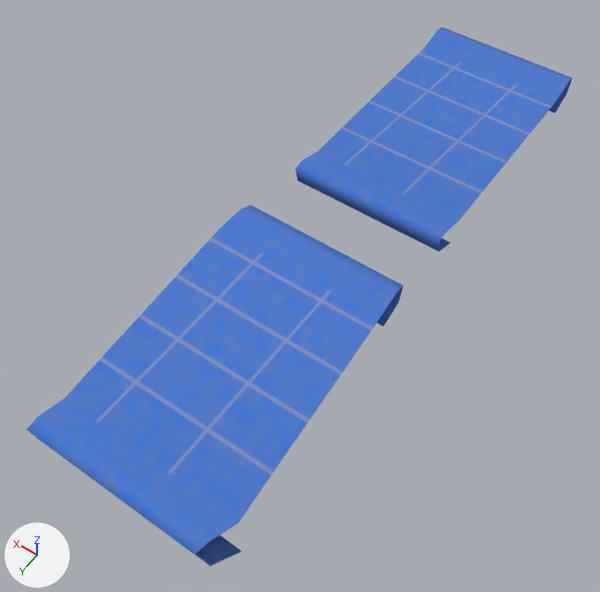
One commit to the FBX model Assets/Scenes/Ali/Materials/Blueprint.fbx: the scene before it, then after it.
One viewpoint serves both versions: a camera (50 mm lens) standing at (-0.436, 0.728, 0.93) and looking at (0.013, 0.1, -0.057). Every picture has the same lights, and +X, +Y and +Z are marked at lower left. Where no turn or scale is listed for an object, it has been applied to the vertices.

In view in the first picture: 'Blueprint_1', 'Blueprint_2'.
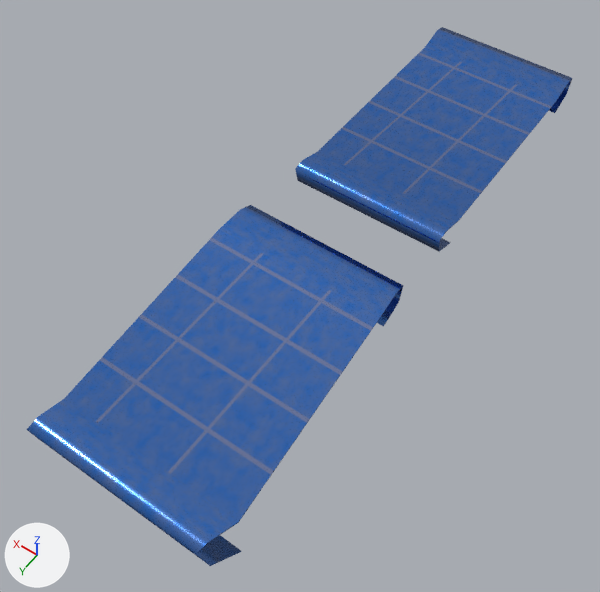
The newer file is also rescaled (x1.452) as a whole; pictures and numbers use the older file's frame.

What differs and where, as boxes (x1, y1, x2, y2) in the pictures (600 x 592 px):
```json
{"object": "Blueprint_2", "change": "surface changed", "before": [27, 205, 403, 566], "after": [27, 205, 403, 566]}
{"object": "Blueprint_1", "change": "surface changed", "before": [295, 27, 572, 252], "after": [295, 27, 572, 252]}
```

Scene script edits in JSON lines:
```json
{"op": "add", "block": "img_blueprint_metalic_png", "code": ["img_blueprint_metalic_png = load_image('Blueprint_metalic.png', 'Blueprint_metalic.png', 512, 512, 'Non-Color')"]}
{"block": "mat_blueprint", "where": "n0 = _N.new('ShaderNodeBsdfPrincipled'); n0.name = 'Principled BSDF'"}
{"op": "remove", "block": "mat_blueprint", "code": "n0.inputs[2].default_value = 0.871  # 'Roughness'"}
{"op": "set", "path": "n0.inputs[1].default_value", "old": "0.505", "new": "1.0", "note": "'Metallic'"}
{"op": "add", "block": "mat_blueprint", "code": "n3 = _N.new('ShaderNodeTexImage'); n3.name = 'Image Texture.001'"}
{"op": "add", "block": "mat_blueprint", "code": "n3.image = img_blueprint_metalic_png"}
{"op": "add", "block": "mat_blueprint", "code": "_L.new(n3.outputs[0], n0.inputs[2])  # 'Color' to 'Roughness'"}
```
